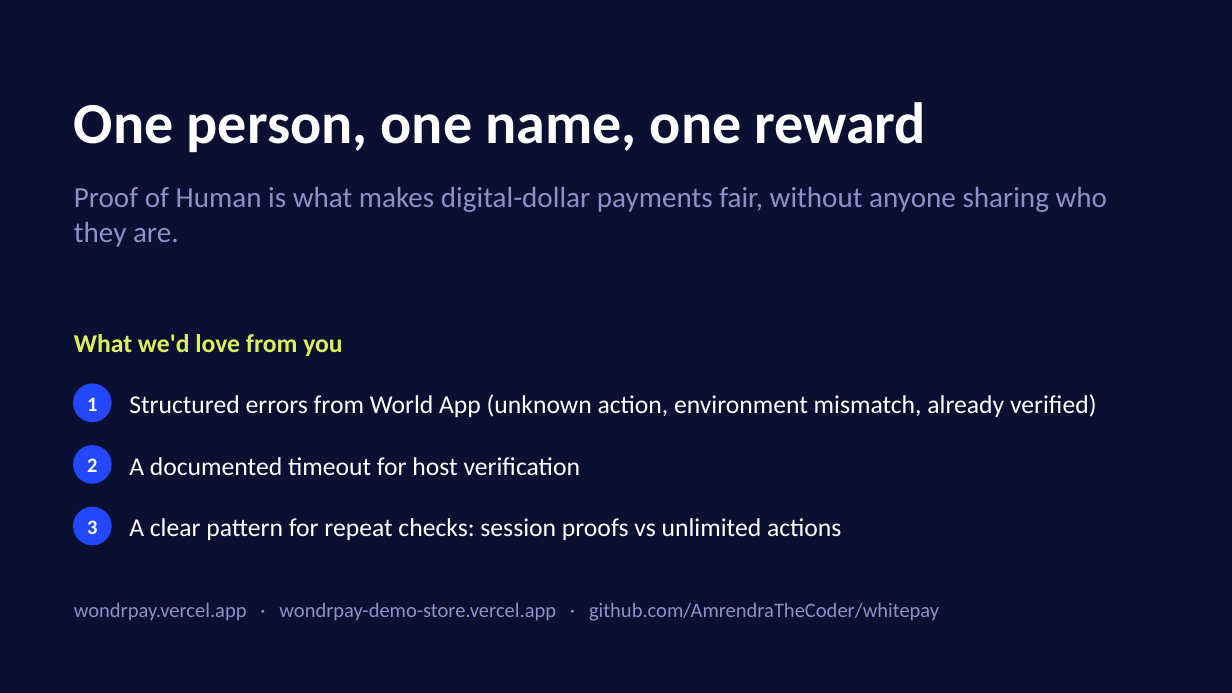
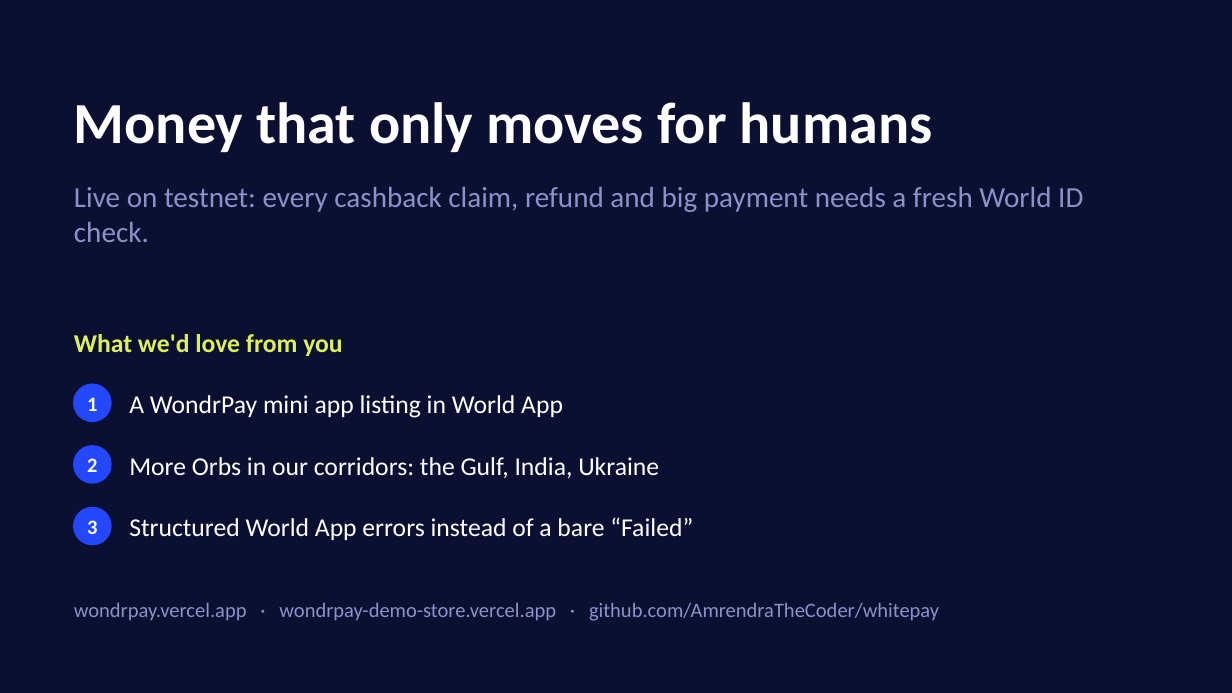
Before and after one commit to AmrendraTheCoder/whitepay, a slide deck: slide 13 of docs/pitch/decks/WondrPay-World.pptx. Drawn at 1232x693 pixels with LibreOffice and Linux fonts; fonts in the diff are those of the drawing. Boxes give left, top, right and bottom in pixels: in the first picture for what was removed or moved away, otherwise in the second. Text is boxed around its words. In the diff, an @@ line names an element or a change of style, - is before the commit and + after.

```diff
--- a/docs/pitch/decks/WondrPay-World.pptx
+++ b/docs/pitch/decks/WondrPay-World.pptx
@@ title at (74, 102, 933, 152): text changed @@
-One person, one name, one reward
+Money that only moves for humans
@@ text at (74, 187, 1083, 242): text changed @@
-Proof of Human is what makes digital-dollar payments fair, without anyone sharing who they are.
+Live on testnet: every cashback claim, refund and big payment needs a fresh World ID check.
@@ text at (129, 395, 563, 418): text changed @@
-Structured errors from World App (unknown action, environment mismatch, already verified)
+A WondrPay mini app listing in World App
@@ text at (129, 457, 659, 478): text changed @@
-A documented timeout for host verification
+More Orbs in our corridors: the Gulf, India, Ukraine
@@ text at (129, 517, 693, 540): text changed @@
-A clear pattern for repeat checks: session proofs vs unlimited actions
+Structured World App errors instead of a bare “Failed”
```
Also in this commit, not shown: 1 slide added, 1 slide removed, 5 other files.
